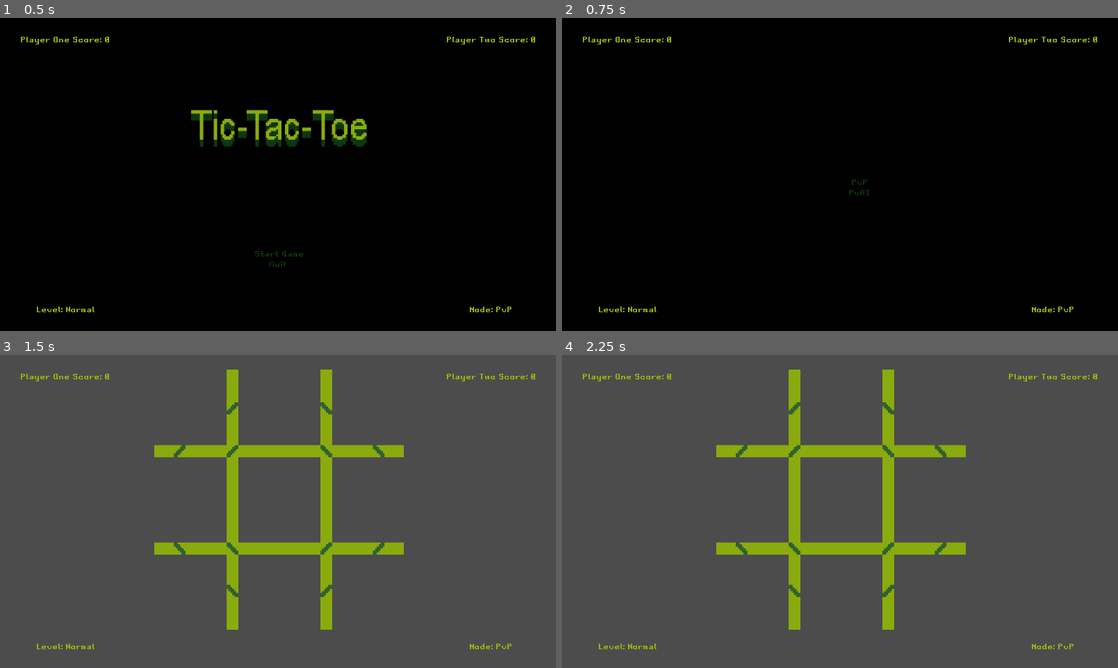
Above: before the commit, frames 1-4 (two rows, left to right).
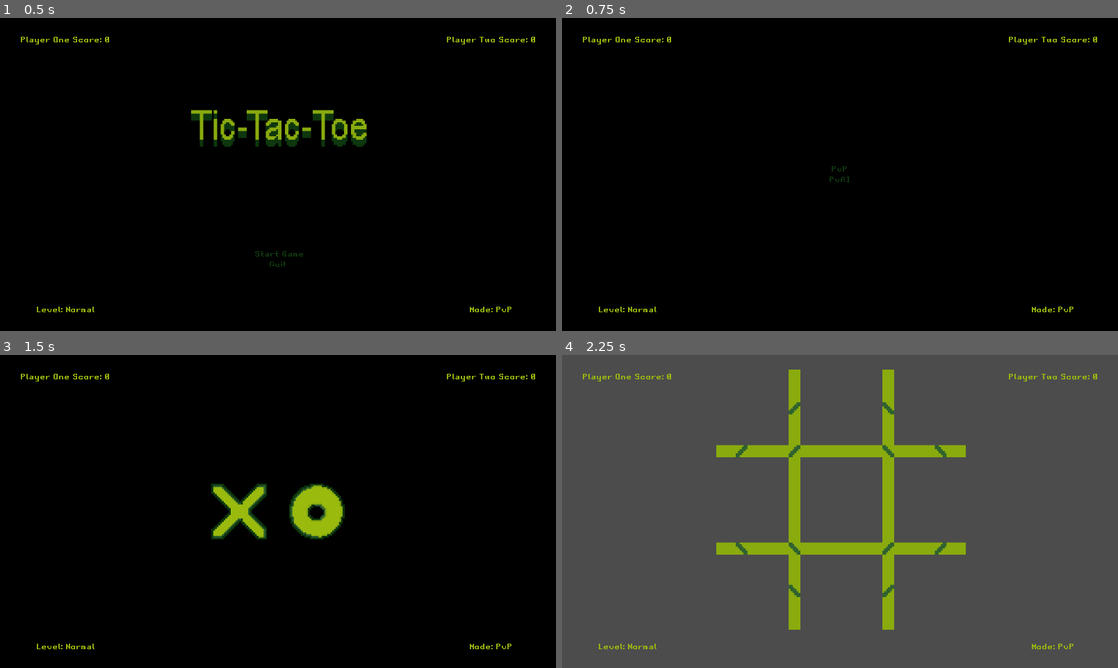
Above: after the commit, the same moments.

Repository: guilhermeprates/tic-tac-toe
Game: Godot game, scene res://Source/StartMenu/StartMenu.tscn
Two runs of this game, one before a commit and one after it. Both use one fixed random seed, a clock stepped at 60 frames per second and the inputs below.
Inputs (mouse positions are in pixels of both pictures, inside the frame that each line leads up to):
- Up to frame 1 (0.5 s): no input
- Up to frame 2 (0.75 s): click "Start Game" at 0.5 s
- Up to frame 3 (1.5 s): click "PvP" at 1.25 s
- Up to frame 4 (2.25 s): click (801, 511) at 2.02 s

Frame 1 is identical in both runs. In frame 2, less than 0.1% of the frame differs, in the area x 48-56%, y 47-57%; in frame 3, 99%, in the area x 0-100%, y 0-100%; in frame 4, nothing differs.

Commit message:
Add SymbolMenu

Diff:
--- a/Source/DifficultyMenu/DifficultyMenu.gd
+++ b/Source/DifficultyMenu/DifficultyMenu.gd
@@ -13,15 +13,15 @@
 
 func on_easy_button_pressed() -> void:
 	Global.set_game_level(Game.Level.Easy)
-	Global.goto_scene("res://Source/Board/Board.tscn")
+	Global.goto_scene("res://Source/SymbolMenu/SymbolMenu.tscn")
 
 func on_normal_button_pressed() -> void:
 	Global.set_game_level(Game.Level.Normal)
-	Global.goto_scene("res://Source/Board/Board.tscn")
+	Global.goto_scene("res://Source/SymbolMenu/SymbolMenu.tscn")
 
 func on_hard_button_pressed() -> void:
 	Global.set_game_level(Game.Level.Hard)
-	Global.goto_scene("res://Source/Board/Board.tscn")
+	Global.goto_scene("res://Source/SymbolMenu/SymbolMenu.tscn")
 
 func setup_connections() -> void:
 	# warning-ignore:return_value_discarded
--- a/Source/GameModeMenu/GameModeMenu.gd
+++ b/Source/GameModeMenu/GameModeMenu.gd
@@ -12,7 +12,7 @@
 
 func on_pvp_button_button_pressed() -> void:
 	Global.set_game_mode(Game.Mode.PvP)
-	Global.goto_scene("res://Source/Board/Board.tscn")
+	Global.goto_scene("res://Source/SymbolMenu/SymbolMenu.tscn")
 
 func on_pvai_button_pressed() -> void:
 	Global.set_game_mode(Game.Mode.PvAI)
--- a/Source/GameModeMenu/GameModeMenu.tscn
+++ b/Source/GameModeMenu/GameModeMenu.tscn
@@ -22,10 +22,10 @@
 anchor_top = 0.5
 anchor_right = 0.5
 anchor_bottom = 0.5
-margin_left = -20.0
-margin_top = -20.0
-margin_right = 110.0
-margin_bottom = 80.0
+margin_left = -65.0
+margin_top = -50.0
+margin_right = 65.0
+margin_bottom = 50.0
 alignment = 1
 
 [node name="PvPButton" type="Button" parent="VBoxContainer"]
--- /dev/null
+++ b/Source/SymbolMenu/SymbolMenu.gd
@@ -0,0 +1,27 @@
+extends Control
+
+onready var x_button: Button = $Background/HBoxContainer/XButton
+onready var o_button: Button = $Background/HBoxContainer/OButton
+onready var audio_stream_player: AudioStreamPlayer = $AudioStreamPlayer
+
+func _ready() -> void:
+	setup_connections()
+
+func on_mouse_entered() -> void:
+	audio_stream_player.play()
+
+func on_x_button_pressed() -> void:
+	Global.goto_scene("res://Source/Board/Board.tscn")
+
+func on_o_button_pressend() -> void:
+	Global.goto_scene("res://Source/Board/Board.tscn")
+
+func setup_connections() -> void:
+	# warning-ignore:return_value_discarded
+	x_button.connect("pressed", self, "on_x_button_pressed")
+	# warning-ignore:return_value_discarded
+	x_button.connect("mouse_entered", self, "on_mouse_entered")
+	# warning-ignore:return_value_discarded
+	o_button.connect("pressed", self, "on_o_button_pressend")
+	# warning-ignore:return_value_discarded
+	o_button.connect("mouse_entered", self, "on_mouse_entered")
--- /dev/null
+++ b/Source/SymbolMenu/SymbolMenu.tscn
@@ -0,0 +1,45 @@
+[gd_scene load_steps=6 format=2]
+
+[ext_resource path="res://Source/SymbolMenu/SymbolMenu.gd" type="Script" id=1]
+[ext_resource path="res://Assets/Sprites/O.png" type="Texture" id=2]
+[ext_resource path="res://Assets/Sprites/X.png" type="Texture" id=3]
+[ext_resource path="res://Assets/Themes/Main/theme.tres" type="Theme" id=4]
+[ext_resource path="res://Assets/Audio/hover.wav" type="AudioStream" id=5]
+
+[node name="SymbolMenu" type="Control"]
+anchor_right = 1.0
+anchor_bottom = 1.0
+script = ExtResource( 1 )
+
+[node name="AudioStreamPlayer" type="AudioStreamPlayer" parent="."]
+stream = ExtResource( 5 )
+
+[node name="Background" type="ColorRect" parent="."]
+margin_right = 1280.0
+margin_bottom = 720.0
+color = Color( 0, 0, 0, 1 )
+
+[node name="HBoxContainer" type="HBoxContainer" parent="Background"]
+anchor_left = 0.5
+anchor_top = 0.5
+anchor_right = 0.5
+anchor_bottom = 0.5
+margin_left = -153.0
+margin_top = -64.0
+margin_right = 153.0
+margin_bottom = 64.0
+custom_constants/separation = 50
+alignment = 1
+
+[node name="XButton" type="Button" parent="Background/HBoxContainer"]
+margin_right = 128.0
+margin_bottom = 128.0
+theme = ExtResource( 4 )
+icon = ExtResource( 3 )
+
+[node name="OButton" type="Button" parent="Background/HBoxContainer"]
+margin_left = 178.0
+margin_right = 306.0
+margin_bottom = 128.0
+theme = ExtResource( 4 )
+icon = ExtResource( 2 )
